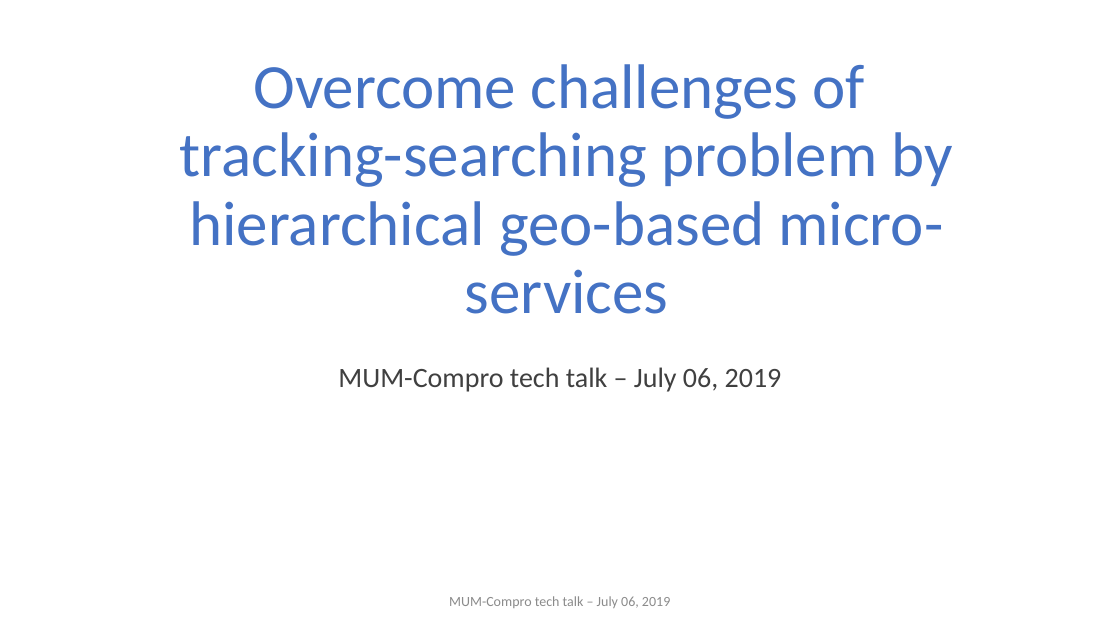
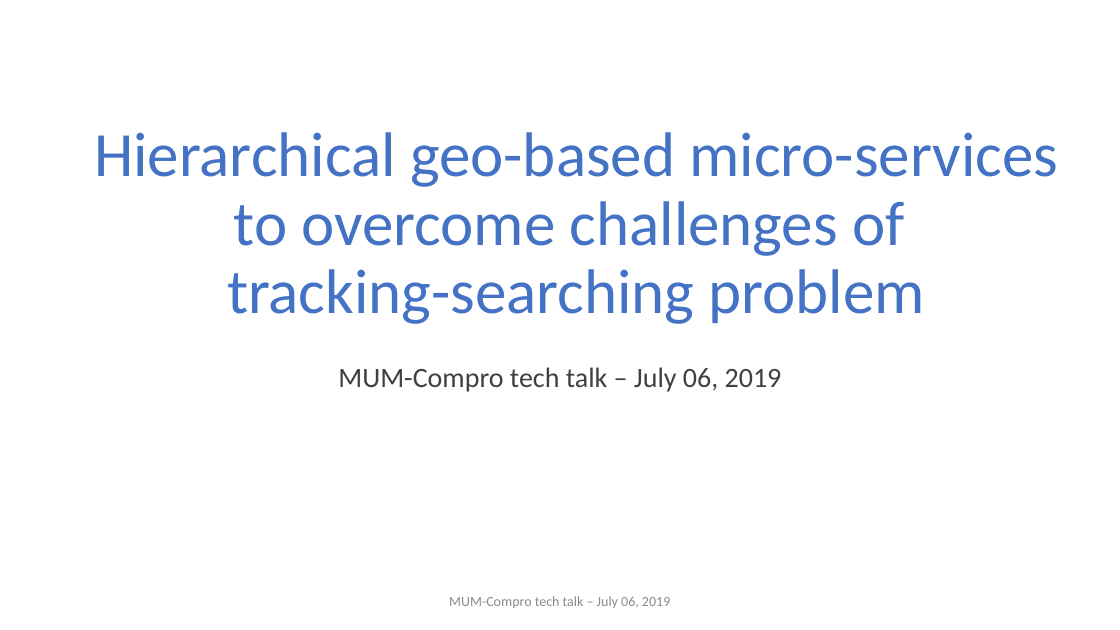
Before and after one commit to nghianghesi/hms, a slide deck: slide 1 of slide.pptx. Drawn at 1120x630 pixels with LibreOffice and Linux fonts; fonts in the diff are those of the drawing; background and template pictures are left out. Boxes give left, top, right and bottom in pixels: in the first picture for what was removed or moved away, otherwise in the second. Text is boxed around its words. In the diff, an @@ line names an element or a change of style, - is before the commit and + after.

```diff
--- a/slide.pptx
+++ b/slide.pptx
@@ title at box(94, 132, 1057, 324): text changed @@
-Overcome challenges of
-tracking-searching problem by hierarchical geo-based micro-services
+Hierarchical geo-based micro-services
+to overcome challenges of
+tracking-searching problem
```
Also in this commit, not shown: 7 other slides changed.
